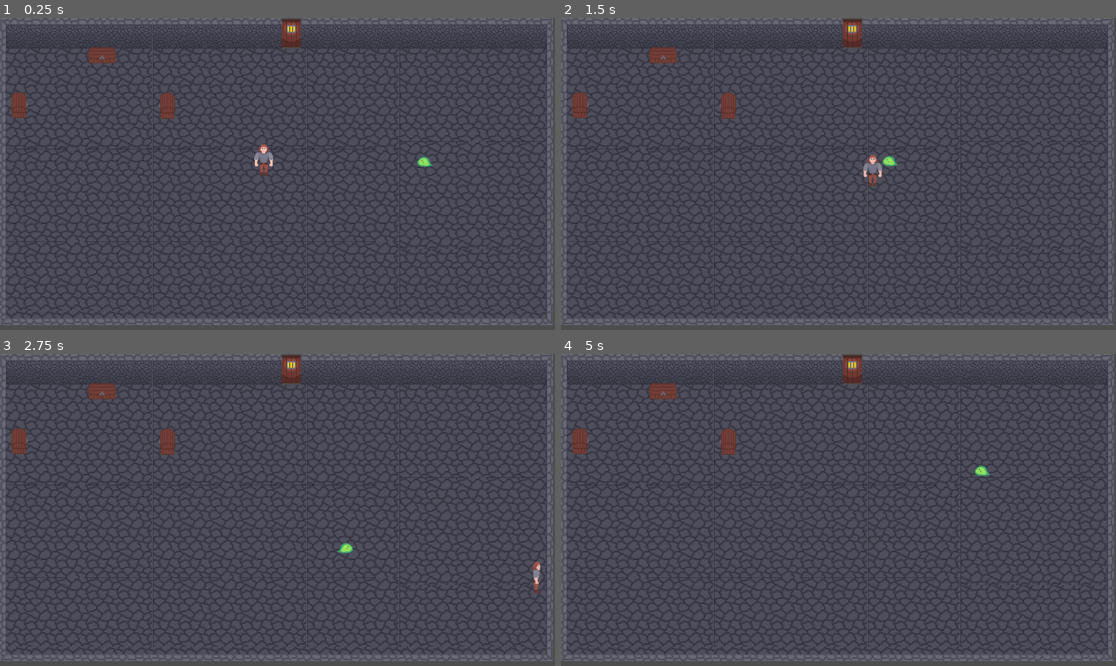
Above: before the commit, frames 1-4 (two rows, left to right).
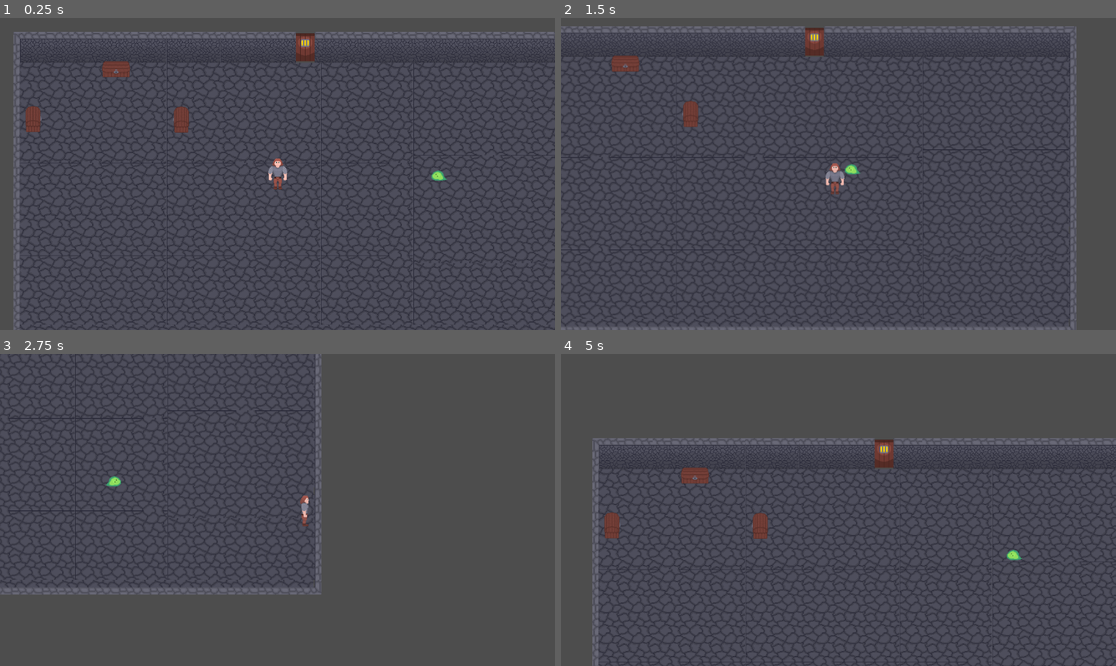
Above: after the commit, the same moments.

Repository: EsderJ10/proyecto-lqs
Game: Godot game, scene res://Scenes/test_room.tscn
The game is run twice, just before and just after one commit, with the same random seed, the same clock (stepped at 60 frames per second) and the same inputs.
Inputs (mouse positions are in pixels of both pictures, inside the frame that each line leads up to):
- Up to frame 1 (0.25 s): no input
- Up to frame 2 (1.5 s): move the mouse to (960, 158) at 0.52 s; hold Right (move_right) 0.53-1.28 s; tap E (open_chest) at 0.6 s; move the mouse to (727, 189) at 1.27 s; hold Down (move_down) from 1.28 s (still down); click (727, 189) at 1.35 s
- Up to frame 3 (2.75 s): move the mouse to (333, 441) at 2.02 s; release Down (move_down) at 2.03 s; hold Right (move_right) from 2.03 s (still down); tap Space (player_dash) at 2.1 s
- Up to frame 4 (5 s): move the mouse to (810, 572) at 2.77 s; release Right (move_right) at 2.78 s; hold Up (move_up) 2.78-3.53 s; tap E (open_chest) at 2.85 s; move the mouse to (1005, 556) at 3.52 s; hold Left (move_left) from 3.53 s (still down); click (1005, 556) at 3.6 s; move the mouse to (672, 463) at 4.27 s; tap Space (player_dash) at 4.35 s

The runs differ from the first frame. In frame 1, 19% of the frame differs, in the area x 0-100%, y 0-100%; in frame 2, 15%; in frame 3, 15%; in frame 4, 17%.

Commit message:
Added Camera2D child node to player.tscn #23

Diff:
--- a/Scenes/player.tscn
+++ b/Scenes/player.tscn
@@ -80,6 +80,10 @@
 shape = SubResource("RectangleShape2D_cvnsp")
 debug_color = Color(0.780821, 0.436582, 5.77569e-07, 0.42)
 
+[node name="Camera2D" type="Camera2D" parent="."]
+process_callback = 0
+position_smoothing_enabled = true
+
 [node name="AttackCooldownTimer" type="Timer" parent="."]
 
 [node name="AttackTimer" type="Timer" parent="."]
